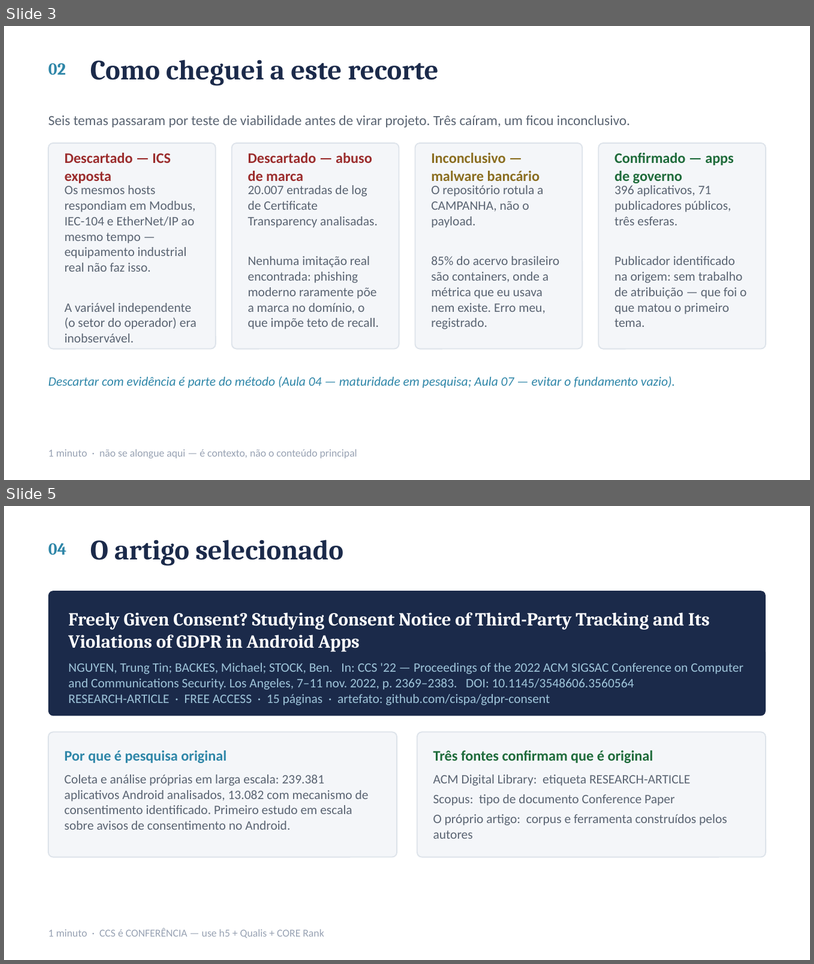
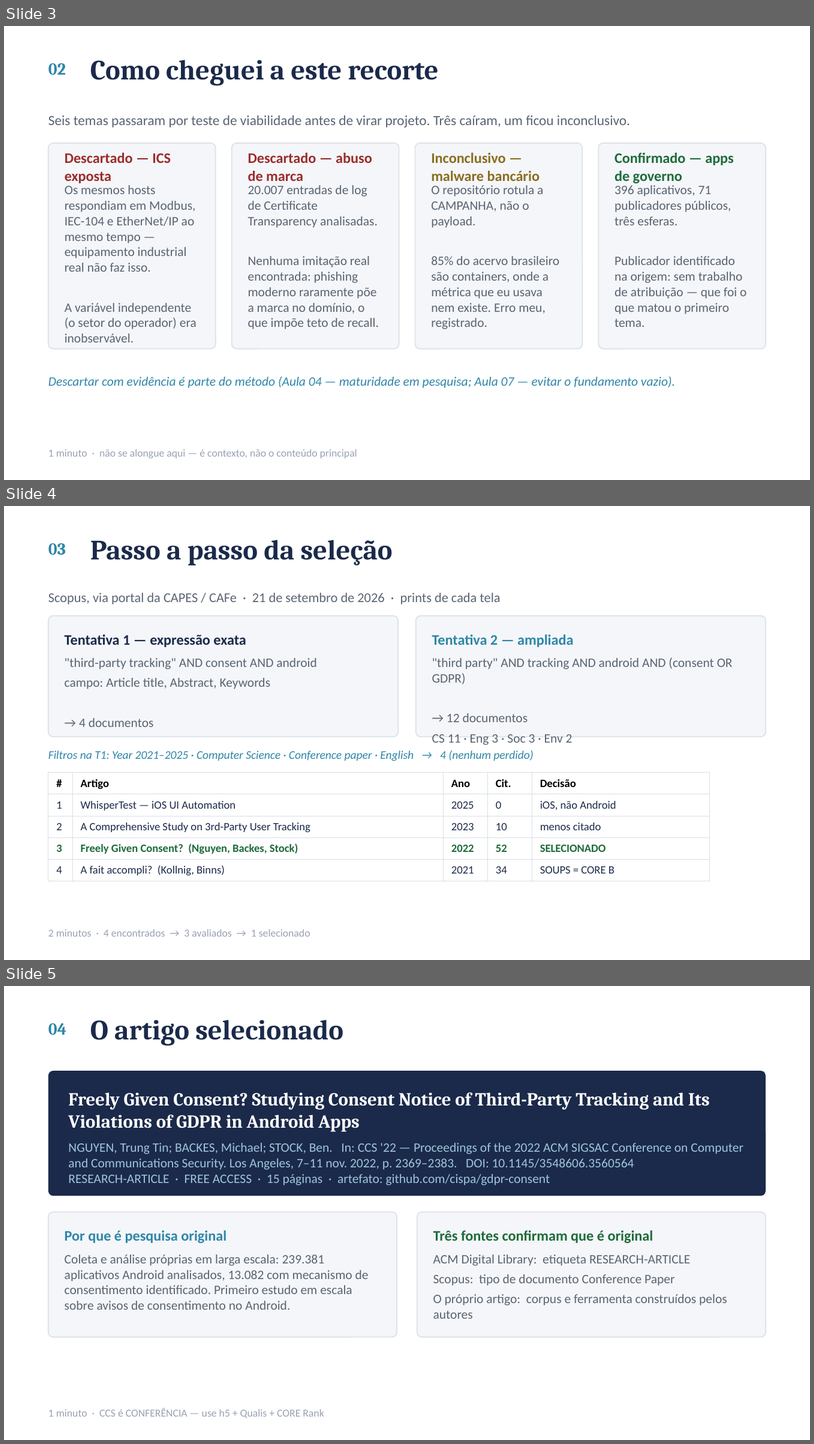
Before and after one commit to ClaudioAMF1/TCC, a slide deck: seminario/seminario-analise-de-artigo.pptx. Shown one above the other, each under a label of ours: slides 3 and 5 before the commit, slides 3, 4 and 5 after it; the slides between them are not shown. The pictures are 814x964 and 814x1444 pixels, drawn with LibreOffice and Linux fonts; fonts in the diff are those of the drawing. Boxes give left, top, right and bottom in pixels: in the first picture for what was removed or moved away, otherwise in the second. Text is boxed around its words. In the diff, an @@ line names an element or a change of style, - is before the commit and + after.

```diff
--- a/seminario/seminario-analise-de-artigo.pptx
+++ b/seminario/seminario-analise-de-artigo.pptx
@@ slide 4 added at <box>4,506,810,960</box>, background #FFFFFF @@
@@ text added at <box>90,540,393,565</box>, 25 pt, text #1B2A4A, bold @@
+Passo a passo da seleção
@@ text added at <box>48,543,66,555</box>, 15 pt, text #2E86A8, bold @@
+03
@@ text added at <box>48,592,500,604</box>, 12 pt, text #5A6472 @@
+Scopus, via portal da CAPES / CAFe · 21 de setembro de 2026 · prints de cada tela
@@ rounded rectangle added at <box>48,616,398,736</box>, fill #F4F6F9, outline #DDE3EA 1 pt @@
@@ rounded rectangle added at <box>416,616,766,736</box>, fill #F4F6F9, outline #DDE3EA 1 pt @@
@@ text added at <box>65,634,246,647</box>, 13 pt, text #1B2A4A, bold @@
+Tentativa 1 — expressão exata
@@ text added at <box>432,634,573,647</box>, 13 pt, text #2E86A8, bold @@
+Tentativa 2 — ampliada
@@ text added at <box>65,658,317,727</box>, 11.5 pt, text #5A6472 @@
+"third-party tracking" AND consent AND android
+campo: Article title, Abstract, Keywords
+→ 4 documentos
@@ text added at <box>432,657,733,745</box>, 11.5 pt, text #5A6472 @@
+"third party" AND tracking AND android AND (consent OR GDPR)
+→ 12 documentos
+CS 11 · Eng 3 · Soc 3 · Env 2
@@ text added at <box>48,750,533,761</box>, 10.5 pt, text #2E86A8, italic @@
+Filtros na T1: Year 2021–2025 · Computer Science · Conference paper · English → 4 (nenhum perdido)
@@ table added at <box>48,772,710,877</box>, 5 rows, 5 columns @@
+# | Artigo | Ano | Cit. | Decisão
+1 | WhisperTest — iOS UI Automation | 2025 | 0 | iOS, não Android
+2 | A Comprehensive Study on 3rd-Party User Tracking | 2023 | 10 | menos citado
+3 | Freely Given Consent? (Nguyen, Backes, Stock) | 2022 | 52 | SELECIONADO
+4 | A fait accompli? (Kollnig, Binns) | 2021 | 34 | SOUPS = CORE B
@@ text added at <box>48,929,311,936</box>, 9.5 pt, text #98A2B3 @@
+2 minutos · 4 encontrados → 3 avaliados → 1 selecionado
```
Also in this commit, not shown: 1 slide removed, 20 other files.
